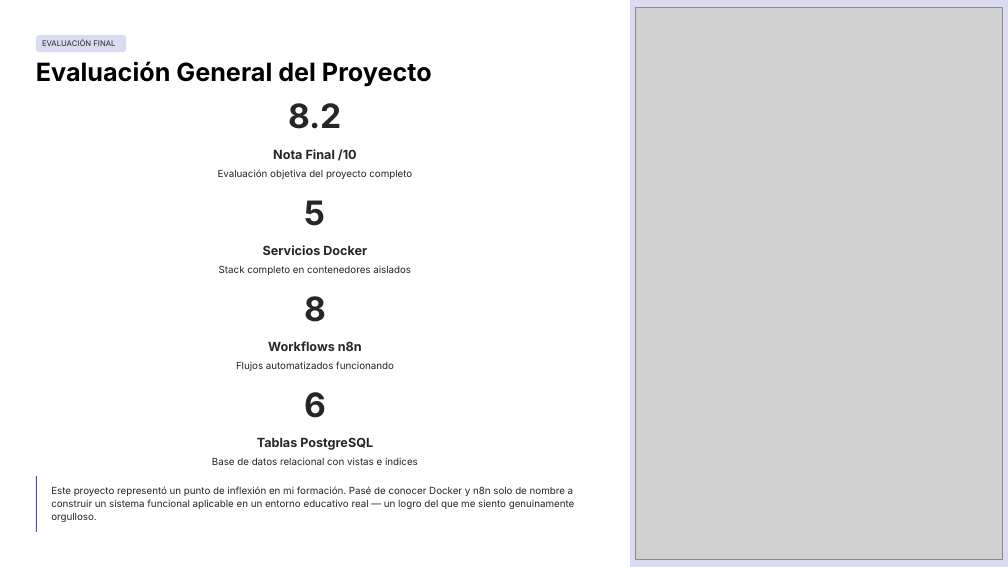
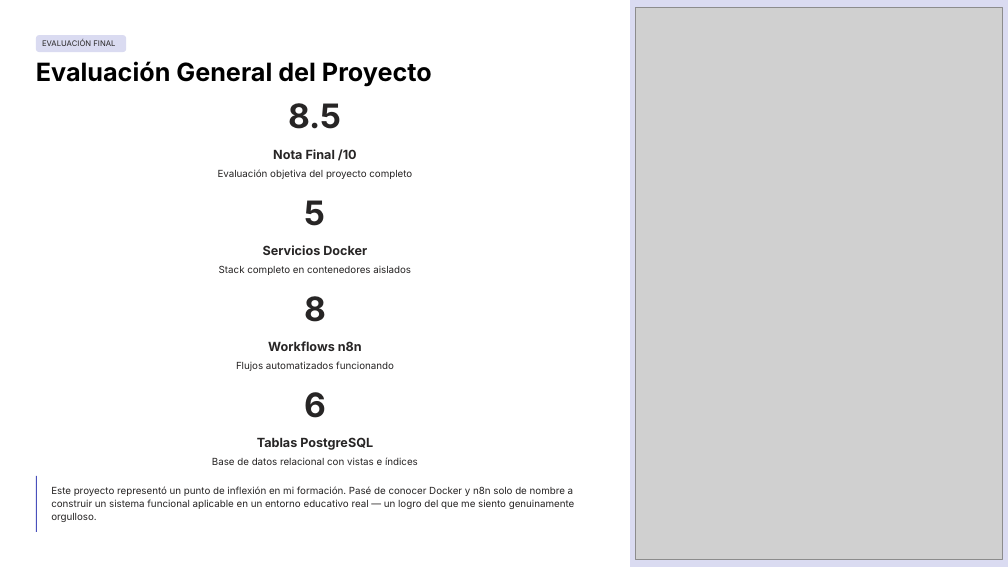
Before and after one commit to AlexPAXL/SystemaAuto_Analisisi, a slide deck: slide 10 of DOC/AcademicFlow-v10.pptx. Drawn at 1008x567 pixels with LibreOffice and Linux fonts; fonts in the diff are those of the drawing; grey boxes stand for pictures; background and template pictures are left out. Boxes give left, top, right and bottom in pixels: in the first picture for what was removed or moved away, otherwise in the second. Text is boxed around its words. In the diff, an @@ line names an element or a change of style, - is before the commit and + after.

```diff
--- a/DOC/AcademicFlow-v10.pptx
+++ b/DOC/AcademicFlow-v10.pptx
@@ text at [288,103,341,129]: text changed @@
-8.2
+8.5
```
Also in this commit, not shown: 3 other slides changed.
